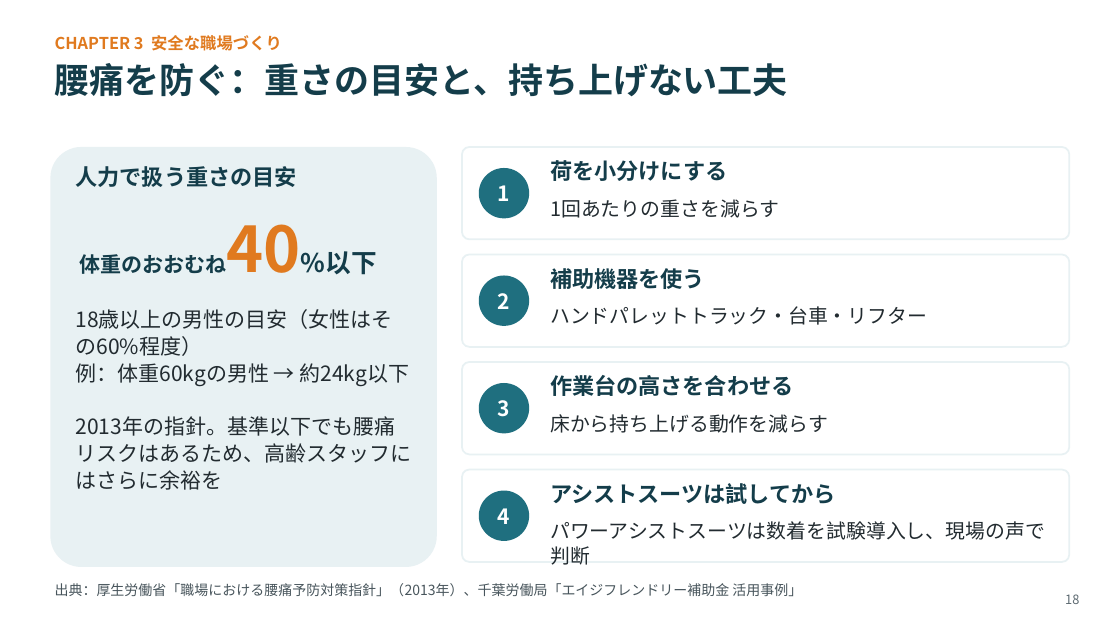
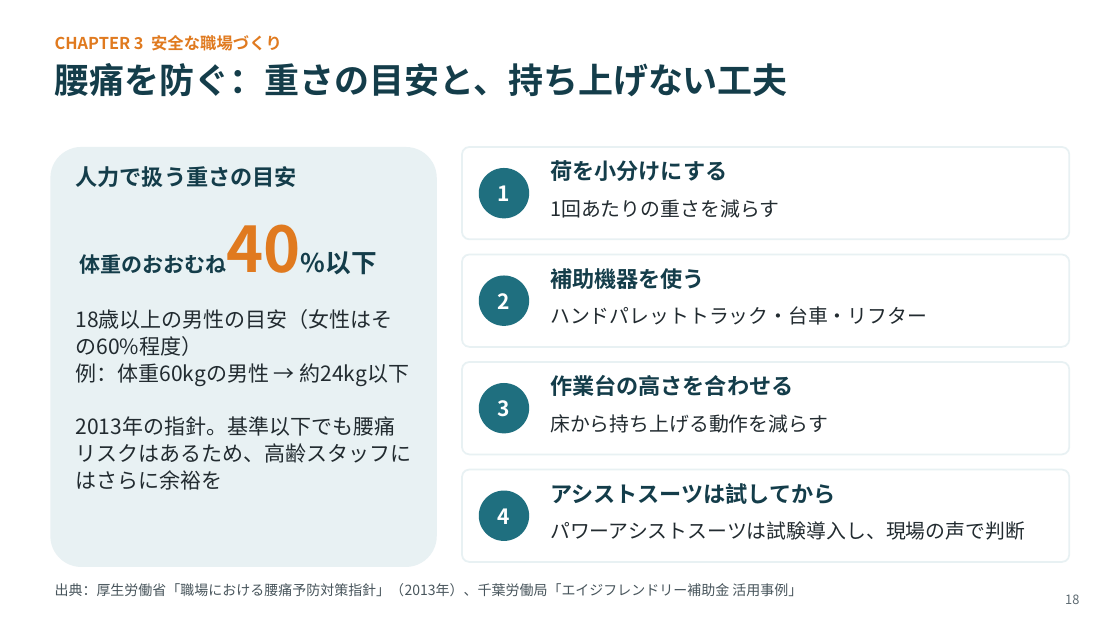
Before and after one commit to lastradezanpano/Udemy, a slide deck: slide 18 of 高齢者雇用研修/物流現場の高齢者雇用_研修スライド_v1.0.pptx. Drawn at 1120x630 pixels with LibreOffice and Linux fonts; fonts in the diff are those of the drawing. Boxes give left, top, right and bottom in pixels: in the first picture for what was removed or moved away, otherwise in the second. Text is boxed around its words. In the diff, an @@ line names an element or a change of style, - is before the commit and + after.

```diff
--- a/高齢者雇用研修/物流現場の高齢者雇用_研修スライド_v1.0.pptx
+++ b/高齢者雇用研修/物流現場の高齢者雇用_研修スライド_v1.0.pptx
@@ text at (550,521,1025,540): text changed @@
-パワーアシストスーツは数着を試験導入し、現場の声で判断
+パワーアシストスーツは試験導入し、現場の声で判断
```
Also in this commit, not shown: 6 other slides changed, 4 other files.
